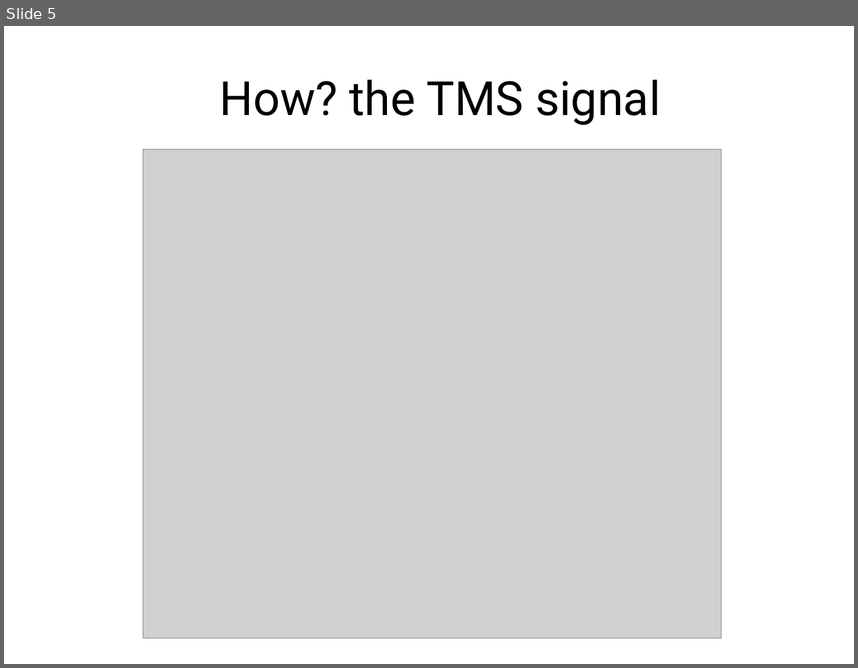
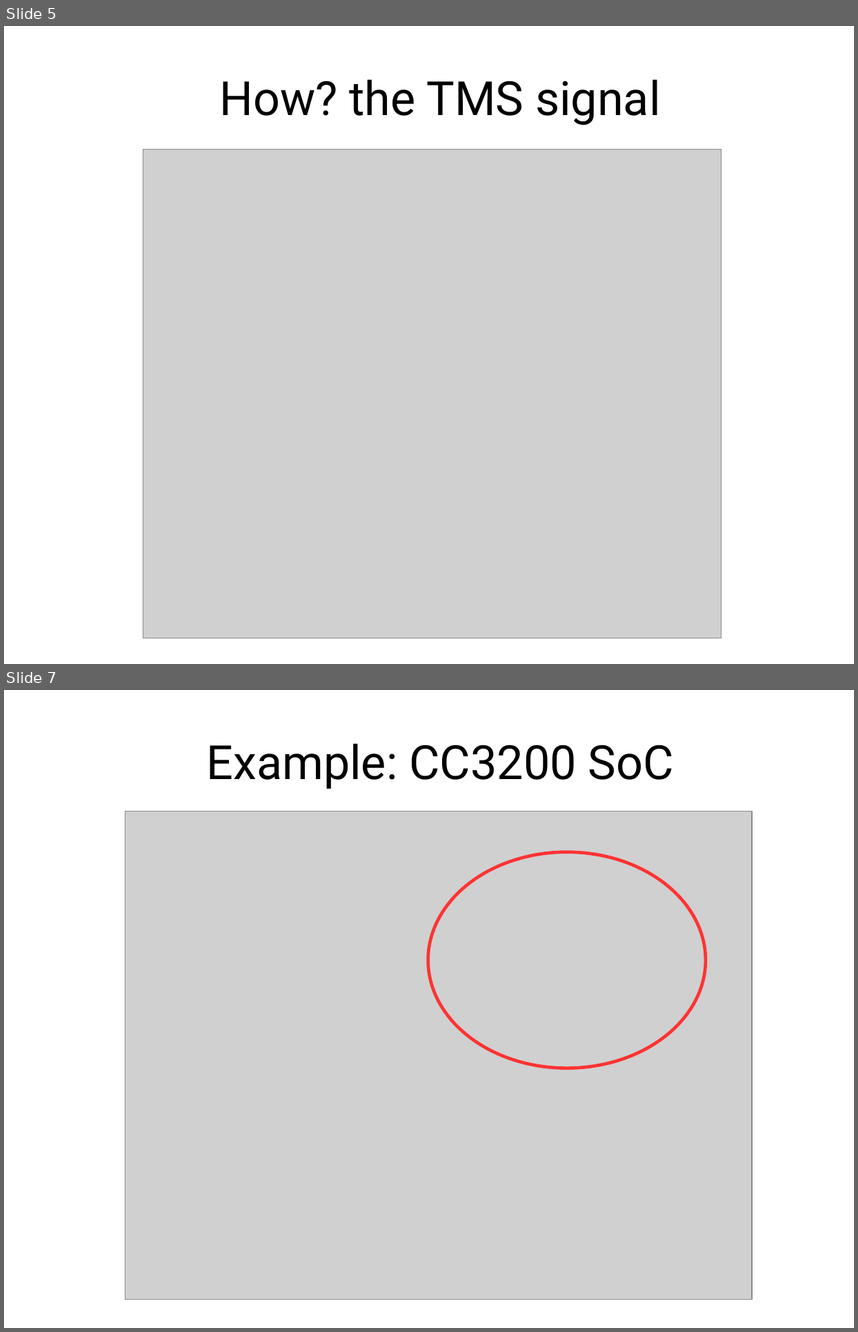
Before and after one commit to Mindtribe/Leash-Debugger, a slide deck: reporting/other/08-18 JTAG presentation/JTAG_presentation.odp. Shown one above the other, each under a label of ours: slide 5 before the commit, slides 5 and 7 after it; the slides between them are not shown. The pictures are 858x668 and 858x1332 pixels, drawn with LibreOffice and Linux fonts; fonts in the diff are those of the drawing; grey boxes stand for pictures. Boxes give left, top, right and bottom in pixels: in the first picture for what was removed or moved away, otherwise in the second. Text is boxed around its words. In the diff, an @@ line names an element or a change of style, - is before the commit and + after.

```diff
--- a/reporting/other/08-18 JTAG presentation/JTAG_presentation.odp
+++ b/reporting/other/08-18 JTAG presentation/JTAG_presentation.odp
@@ slide 7 added at (x1=4, y1=690, x2=854, y2=1328), background #FFFFFF @@
@@ title added at (x1=206, y1=743, x2=674, y2=789), 44 pt, text #000000 @@
+Example: CC3200 SoC
@@ picture added at (x1=125, y1=811, x2=752, y2=1299) @@
@@ ellipse added at (x1=428, y1=852, x2=706, y2=1068), outline #FF3333 3 pt @@
```
Also in this commit, not shown: 1 slide changed, 4 other slides added, 12 other files.
